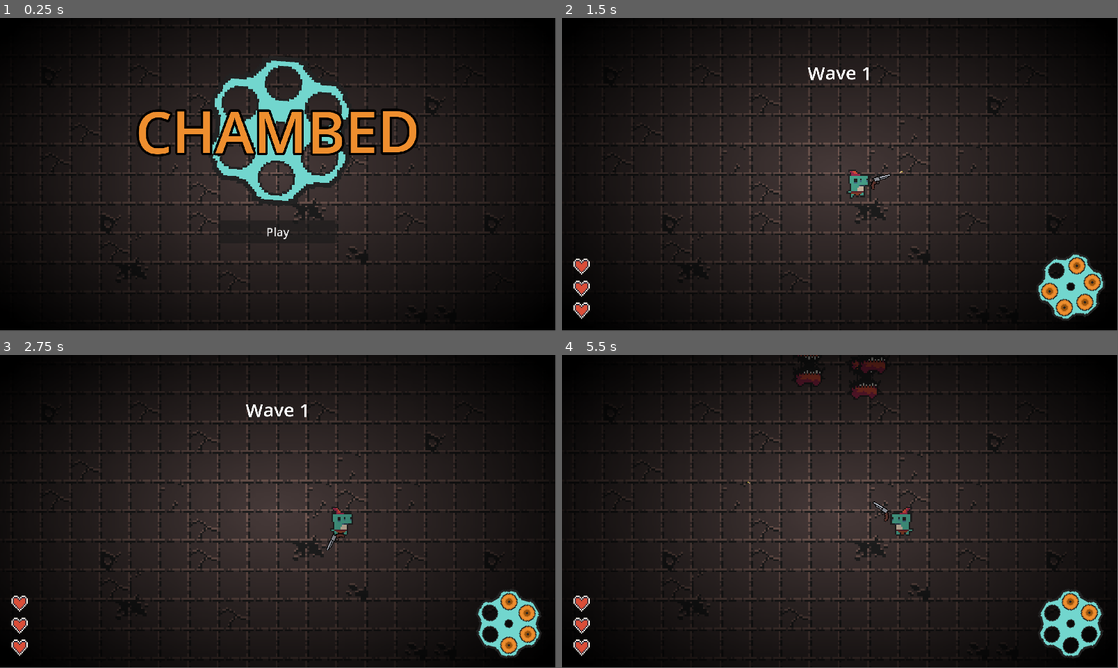
Above: before the commit, frames 1-4 (two rows, left to right).
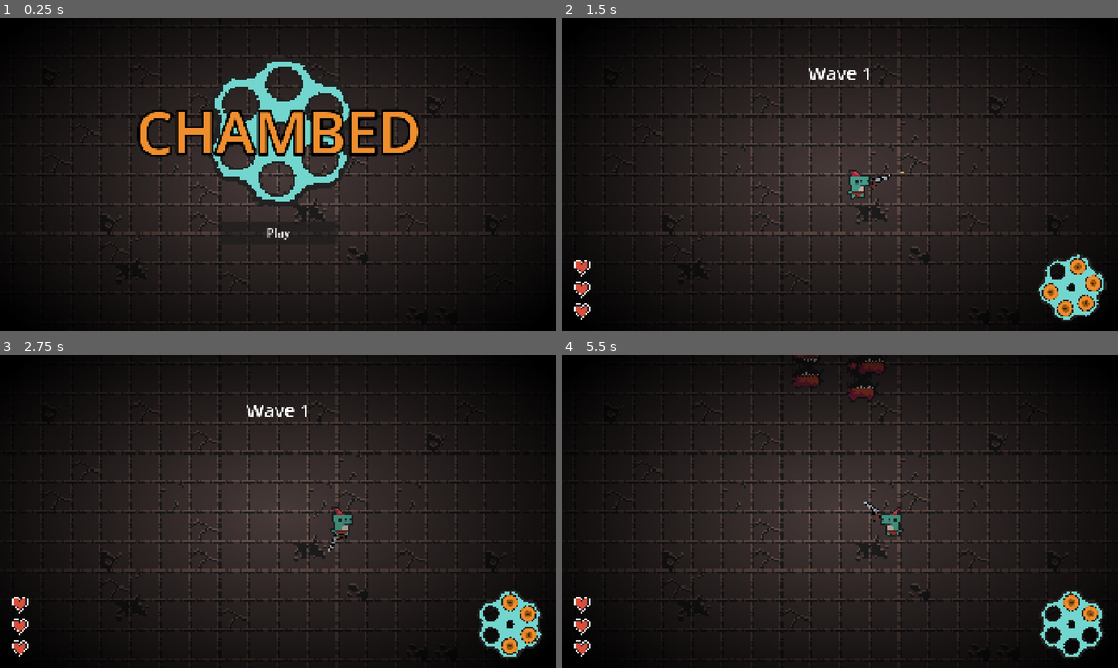
Above: after the commit, the same moments.

Repository: Meemog/GMTK2025
Game: Godot game, scene res://main.tscn
Two runs of this game, one before a commit and one after it. Both use one fixed random seed, a clock stepped at 60 frames per second and the inputs below.
Inputs (mouse positions are in pixels of both pictures, inside the frame that each line leads up to):
- Up to frame 1 (0.25 s): no input
- Up to frame 2 (1.5 s): click "Play" at 0.5 s; move the mouse to (962, 158) at 1.27 s; hold D (right) from 1.28 s (still down); tap Space (dash) at 1.35 s; click (962, 158) at 1.42 s
- Up to frame 3 (2.75 s): release D (right) at 2 s; drag from (166, 527) to (339, 520) at 2.02 s
- Up to frame 4 (5.5 s): move the mouse to (895, 442) at 2.77 s; hold D (right) 2.78-3.5 s; tap Space (dash) at 2.85, 4.35 s; drag from (812, 574) to (673, 464) at 3.52 s; move the mouse to (1006, 558) at 4.27 s; hold A (left) 4.28-5 s; drag from (673, 464) to (756, 433) at 5.02 s
In our replay, the window is 799x449 before the commit and 800x450 after it. These sizes can differ from the game's own. Grey fills any space a smaller window leaves; there, only what the larger window draws over its background counts as a difference.

The runs differ from the first frame. In frame 1, 5.5% of the frame differs, in the area x 6-100%, y 1-100%; in frame 2, 5.5%; in frame 3, 5.5%; in frame 4, 5.9%, in the area x 2-100%, y 0-100%.

Commit message:
added first build. seems to be working

Diff:
--- a/main/project.godot
+++ b/main/project.godot
@@ -23,6 +23,9 @@
 
 window/size/viewport_width=1920
 window/size/viewport_height=1080
+window/size/mode=3
+window/size/resizable=false
+window/stretch/mode="canvas_items"
 
 [global_group]
 
@@ -78,3 +81,4 @@
 [rendering]
 
 textures/canvas_textures/default_texture_filter=0
+renderer/rendering_method="mobile"
Not shown, added: main/export_presets.cfg
Not shown, added: main/Builds/web-1-1v/index.apple-touch-icon.png
Not shown, added: main/Builds/web-1-1v/index.audio.position.worklet.js
Not shown, added: main/Builds/web-1-1v/index.audio.worklet.js
Not shown, added: main/Builds/web-1-1v/index.html
Not shown, added: main/Builds/web-1-1v/index.icon.png
Not shown, added: main/Builds/web-1-1v/index.js
Not shown, added: main/Builds/web-1-1v/index.pck
Not shown, added: main/Builds/web-1-1v/index.png
Not shown, added: main/Builds/web-1-1v/index.wasm
